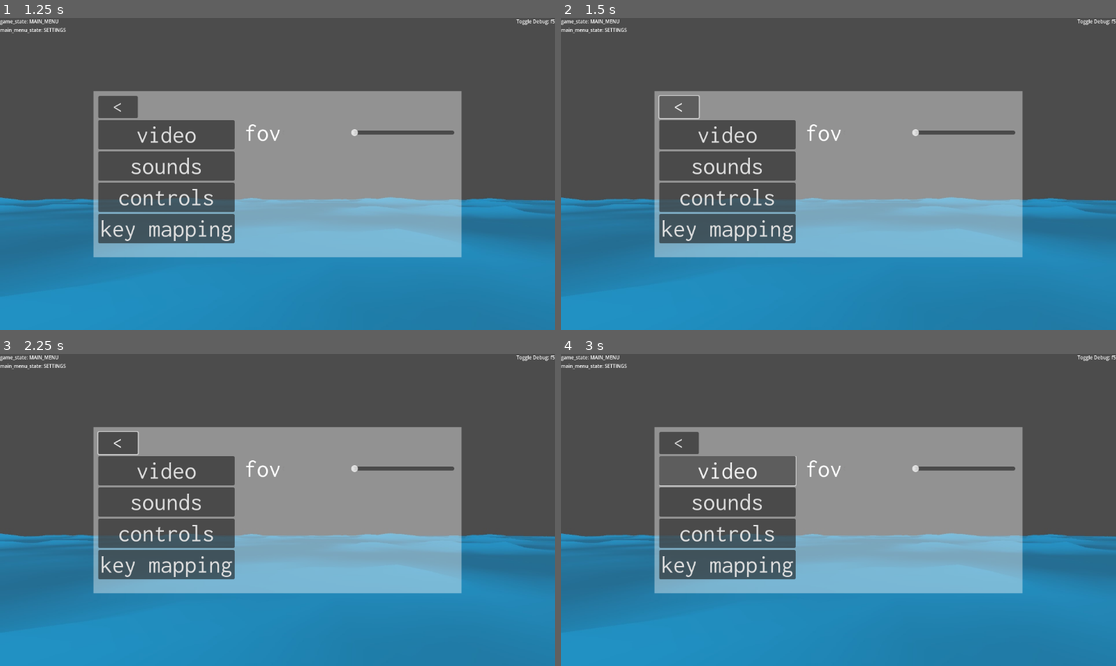
Above: before the commit, frames 1-4 (two rows, left to right).
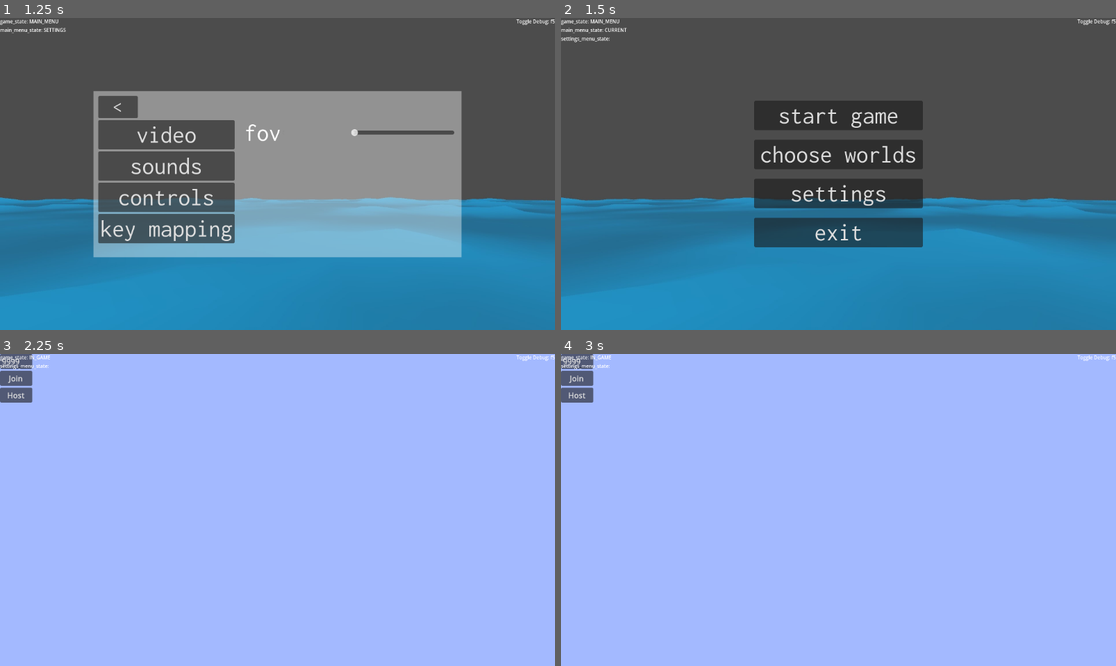
Above: after the commit, the same moments.

Repository: illogicalapple/open-water
Game: Godot game, scene res://scenes/start_menu.tscn
Two runs of this game, one before a commit and one after it. Both use one fixed random seed, a clock stepped at 60 frames per second and the inputs below.
Inputs (mouse positions are in pixels of both pictures, inside the frame that each line leads up to):
- Up to frame 1 (1.25 s): click "settings" at 0.5 s
- Up to frame 2 (1.5 s): click "<" at 1.25 s
- Up to frame 3 (2.25 s): click (277, 450) at 2 s, where only the run after the commit has a clickable "start game"
- Up to frame 4 (3 s): click (727, 469) at 2.75 s, where only the run before the commit has a clickable "video"

Frame 1 is identical in both runs. In frame 2, 31% of the frame differs, in the area x 0-84%, y 3-77%; in frame 3, 100%, in the area x 0-100%, y 0-100%; in frame 4, 100%.

Commit message:
added logic for settings exit and enter events

Diff:
--- a/scenes/debug.gd
+++ b/scenes/debug.gd
@@ -8,8 +8,14 @@
 @onready var settings_menu_state_label : Label = $Control/CurrentStates/SettingsState
 
 func _unhandled_input(event: InputEvent) -> void:
+	print ("debug")
 	if event.is_action_pressed("disable_debug"):
 		toggle_debug_menu()
+
+
+#func _input(event) -> void:
+#	print("debug event")
+
 
 func toggle_debug_menu() -> void:
 	if visible:
@@ -17,11 +23,15 @@
 	else:
 		visible = true
 
+
+# All functions below just update debug labels: ################################
+
 func game_state_changed(state : States.GameStates) -> void:
 	current_game_state_label.text = (
 		"game_state: " +
 		States.GameStates.keys()[state]
 	)
+
 
 func main_menu_state_changed(state : States.MainMenuStates) -> void:
 	main_menu_state_label.text = str(
@@ -30,6 +40,7 @@
 	)
 	main_menu_state_label.visible = false if state == States.MainMenuStates.NONE else true
 
+
 func escape_menu_state_changed(state : States.EscapeMenuStates) -> void:
 	escape_menu_state_label.text = str(
 		"escape_menu_state: " +
@@ -37,6 +48,7 @@
 	)
 	escape_menu_state_label.visible = false if state == States.EscapeMenuStates.NONE else true
 
+
 func settings_menu_state_changed(state : States.SettingsMenuStates) -> void:
 	escape_menu_state_label.text = str(
 		"settings_menu_state: " +
--- a/scenes/debug.tscn
+++ b/scenes/debug.tscn
@@ -25,22 +25,27 @@
 mouse_filter = 2
 
 [node name="GameState" type="Label" parent="Control/CurrentStates"]
+process_mode = 3
 layout_mode = 2
 text = "game_state: "
 
 [node name="MenuState" type="Label" parent="Control/CurrentStates"]
+process_mode = 3
 layout_mode = 2
 text = "main_menu_state: "
 
 [node name="EscapeState" type="Label" parent="Control/CurrentStates"]
+process_mode = 3
 layout_mode = 2
 text = "escape_menu_state: "
 
 [node name="SettingsState" type="Label" parent="Control/CurrentStates"]
+process_mode = 3
 layout_mode = 2
 text = "settings_menu_state: "
 
 [node name="DebugInfo" type="Label" parent="Control"]
+process_mode = 3
 layout_mode = 1
 anchors_preset = 1
 anchor_left = 1.0
--- a/scenes/escape_menu.gd
+++ b/scenes/escape_menu.gd
@@ -18,21 +18,22 @@
 ## Also exits escape menu is not in sub menu.
 ## If not in escape menu, will enter escape menu.
 func _unhandled_input(event: InputEvent) -> void:
-	if event.is_action_pressed("esc"):
-		match States.game_state:
-			States.GameStates.ESCAPE_MENU:
-				exit_sub_menu()
-			States.GameStates.IN_GAME:
-				enter_escape_menu()
-
-
+	print ("escape")
+#	if event.is_action_pressed("esc"):
+#		match States.game_state:
+#			States.GameStates.ESCAPE_MENU:
+#				exit_sub_menu()
+#			States.GameStates.IN_GAME:
+#				enter_escape_menu()
+	return
 
 func exit_sub_menu() -> void:
-	match States.escape_menu_state:
-		States.EscapeMenuStates.CURRENT:
-			resume()
-		States.EscapeMenuStates.SETTINGS:
-			exit_settings_menu()
+	if States.in_escape_menu():
+		match States.escape_menu_state:
+			States.EscapeMenuStates.CURRENT:
+				resume()
+			States.EscapeMenuStates.SETTINGS:
+				exit_settings_menu()
 
 ## Pauses game. This scene's process mode is set to always (so is not affected).
 func enter_escape_menu() -> void:
@@ -66,10 +67,14 @@
 
 func enter_settings_menu() -> void:
 	Settings.visible = true
-	main_select_menu.visible = false
+	#main_select_menu.visible = false
+	visible = false
 	States.escape_menu_state = States.EscapeMenuStates.SETTINGS
+	States.settings_menu_state = States.SettingsMenuStates.CURRENT
 
 func exit_settings_menu() -> void:
 	Settings.visible = false
-	main_select_menu.visible = true
+	#main_select_menu.visible = true
+	visible = true
 	States.escape_menu_state = States.EscapeMenuStates.CURRENT
+	States.settings_menu_state = States.SettingsMenuStates.NONE
--- a/scenes/escape_menu.tscn
+++ b/scenes/escape_menu.tscn
@@ -11,6 +11,7 @@
 anchor_bottom = 1.0
 grow_horizontal = 2
 grow_vertical = 2
+mouse_filter = 2
 theme = ExtResource("1_li3g8")
 script = ExtResource("2_ni2dt")
 
@@ -27,10 +28,12 @@
 offset_bottom = 20.0
 grow_horizontal = 2
 grow_vertical = 2
+mouse_filter = 2
 
 [node name="VBoxContainer" type="VBoxContainer" parent="Main Select"]
 custom_minimum_size = Vector2(350, 0)
 layout_mode = 2
+mouse_filter = 2
 theme_override_constants/separation = 20
 
 [node name="Resume" type="Button" parent="Main Select/VBoxContainer"]
--- a/scenes/settings.gd
+++ b/scenes/settings.gd
@@ -19,16 +19,38 @@
 
 var config = ConfigFile.new()
 
+
 # Called when the node enters the scene tree for the first time.
 func _ready() -> void:
 	visible = false
 	pass
 
-# Called every frame. 'delta' is the elapsed time since the previous frame.
-func _process(delta: float) -> void:
+
+func save_settings() -> void:
 	pass
 
-func save_settings() -> void:
+func _unhandled_input(event: InputEvent) -> void:
+	print ("settings")
+#
+#func _input(event) -> void:
+#	print("settigs event")
 
+func exit_settings_menu() -> void:
+	# For now, settings menu can can be either from
+	# the main menu or the escape menu.
+	if States.in_main_menu():
+		# Main Menu is not autoloaded, so will have to GET the main menu from tree
+		# and then call the appropriate funciton.
 
-	pass
+		# Getting the Main Menu this way is probably not the best.
+		# For instance, we may Rename it in the future.
+		# Alternative: Potentially add Main Menu to a group.
+		# And then use tree to get the nodes in that group (will only be 1 node: the main menu).
+		# For now, this works though, and making a group with only 1 node in it is feels bad.
+		var main_menu := get_tree().get_root().get_node("Main Menu")
+		main_menu.exit_settings_menu()
+	else:
+		# Can call either of these:
+		# Calling exit settings is probably faster
+		#EscapeMenu.exit_sub_menu()
+		EscapeMenu.exit_settings_menu()
--- a/scenes/settings_menu.tscn
+++ b/scenes/settings_menu.tscn
@@ -23,6 +23,7 @@
 
 [node name="ColorRect" type="ColorRect" parent="MarginContainer"]
 layout_mode = 2
+mouse_filter = 1
 color = Color(1, 1, 1, 0.392157)
 
 [node name="MarginContainer" type="MarginContainer" parent="MarginContainer"]
@@ -36,6 +37,7 @@
 layout_mode = 2
 
 [node name="ExitSettings" type="Button" parent="MarginContainer/MarginContainer/VBoxContainer"]
+process_mode = 3
 custom_minimum_size = Vector2(82.19, 0)
 layout_mode = 2
 size_flags_horizontal = 0
@@ -100,4 +102,5 @@
 [node name="Value" type="Label" parent="MarginContainer/MarginContainer/VBoxContainer/HBoxContainer/VideoSubMenu/VBoxContainer/FOV"]
 layout_mode = 2
 
+[connection signal="pressed" from="MarginContainer/MarginContainer/VBoxContainer/ExitSettings" to="." method="exit_settings_menu"]
 [connection signal="value_changed" from="MarginContainer/MarginContainer/VBoxContainer/HBoxContainer/VideoSubMenu/VBoxContainer/FOV/HSlider" to="MarginContainer/MarginContainer/VBoxContainer/HBoxContainer/VideoSubMenu" method="fov_slider_change"]
--- a/scenes/start_menu.gd
+++ b/scenes/start_menu.gd
@@ -9,15 +9,18 @@
 
 ## Listens for escape button and exits any sub-menus if pressed.
 func _unhandled_input(event: InputEvent) -> void:
-	if event.is_action_pressed("esc") and States.in_main_menu():
+	if event.is_action_pressed("esc"):
 		exit_sub_menu()
 
+## If can't call the appropriate exit sub menu function or just too lazy,
+## can simply call this instead, which will exit the current sub menu.
 func exit_sub_menu() -> void:
-	match States.main_menu_state:
-		States.MainMenuStates.CHOOSE_WORLDS:
-			exit_world_select()
-		States.MainMenuStates.SETTINGS:
-			exit_settings_menu()
+	if States.in_main_menu():
+		match States.main_menu_state:
+			States.MainMenuStates.CHOOSE_WORLDS:
+				exit_world_select()
+			States.MainMenuStates.SETTINGS:
+				exit_settings_menu()
 
 ## Begins the game.
 func start_pressed() -> void:
@@ -43,8 +46,10 @@
 	States.main_menu_state = States.MainMenuStates.CURRENT
 	Settings.visible = false
 	main_select_menu.visible = true
+	States.settings_menu_state = States.SettingsMenuStates.CURRENT
 
 func enter_settings_menu() -> void:
 	States.main_menu_state = States.MainMenuStates.SETTINGS
 	main_select_menu.visible = false
 	Settings.visible = true
+	States.settings_menu_state = States.SettingsMenuStates.NONE
--- a/states.gd
+++ b/states.gd
@@ -1,9 +1,13 @@
 extends Node
 
+# First-level State:
 enum GameStates {MAIN_MENU, ESCAPE_MENU, IN_GAME, SETTINGS}
 
+# Second-level States:
 enum MainMenuStates {NONE, CURRENT, CHOOSE_WORLDS, SETTINGS}
 enum EscapeMenuStates {NONE, CURRENT, SETTINGS}
+
+# Third-level States:
 enum SettingsMenuStates {NONE, CURRENT, VIDEO, AUDIO, KEY_MAPPING}
 
 var game_state := GameStates.MAIN_MENU:
@@ -33,6 +37,9 @@
 	escape_menu_state = EscapeMenuStates.NONE
 	settings_menu_state = SettingsMenuStates.NONE
 
+
+	set_to_previous_menu()
+
 ## Useful for when debugging and loading straigth into an in-game scene.
 ## Should be called on the ready functions of any non-menu scenes.
 func set_to_in_game() -> void:
@@ -40,6 +47,55 @@
 	escape_menu_state = EscapeMenuStates.NONE
 	main_menu_state = MainMenuStates.NONE
 	settings_menu_state = SettingsMenuStates.NONE
+
+## Sets to previous state or prints errors if not previous state is available.
+func set_to_previous_menu() -> void:
+	# Should check First Level State first, then Second Level, then Third-level, etc.
+
+	# Get current menu:
+	match game_state:
+		GameStates.IN_GAME:
+			printerr(
+				"set_to_previous_menu(): but there is no previous menu: GameStates: ",
+				state_str(GameStates, GameStates.IN_GAME)
+				)
+		GameStates.MAIN_MENU:
+			match main_menu_state:
+				MainMenuStates.CHOOSE_WORLDS:
+					pass
+				MainMenuStates.SETTINGS:
+					pass
+				MainMenuStates.NONE:
+					printerr("set_to_previous_menu(): GameStates in MAIN_MENU, but MainMenuState is NONE.")
+				MainMenuStates.CURRENT:
+					printerr(
+						"set_to_previous_menu(): but there is no previous menu: MainMenuStates: ",
+						state_str(MainMenuStates, MainMenuStates.CURRENT)
+						)
+
+
+## First-level State:
+#enum GameStates {MAIN_MENU, ESCAPE_MENU, IN_GAME, SETTINGS}
+#
+## Second-level States:
+#enum MainMenuStates {NONE, CURRENT, CHOOSE_WORLDS, SETTINGS}
+#enum EscapeMenuStates {NONE, CURRENT, SETTINGS}
+#
+## Third-level States:
+#enum SettingsMenuStates {NONE, CURRENT, VIDEO, AUDIO, KEY_MAPPING}
+
+
+## Returns the enum value as String.
+## Can be used with any enum type and value due to dynamic paramaters.
+func state_str(enum_type, enum_value) -> String:
+	return enum_type.keys()[enum_value]
+
+
+func in_game() -> bool:
+	if game_state == GameStates.IN_GAME:
+		return true
+	else:
+		return false
 
 
 func in_escape_menu() -> bool:
@@ -54,3 +110,18 @@
 		return true
 	else:
 		return false
+
+
+func in_settings_menu() -> bool:
+	if game_state == GameStates.SETTINGS:
+		return true
+	else:
+		return false
+
+
+func in_settings_sub_menu() -> bool:
+	if (settings_menu_state == SettingsMenuStates.NONE
+		or settings_menu_state == SettingsMenuStates.CURRENT):
+			return false
+	else:
+		return true
